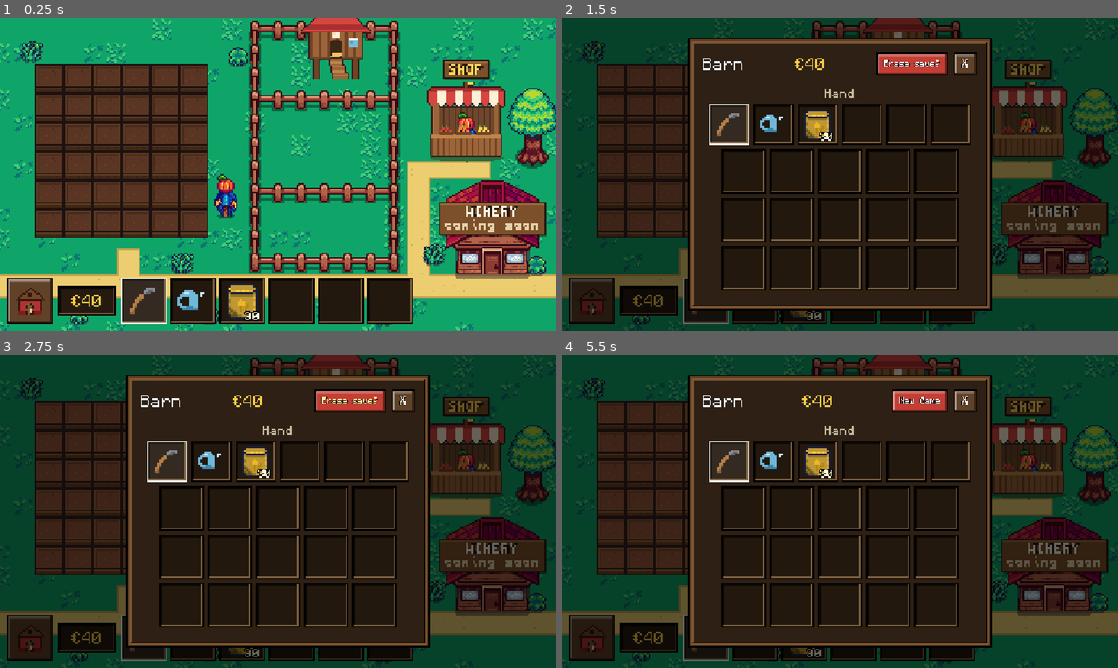
Above: before the commit, frames 1-4 (two rows, left to right).
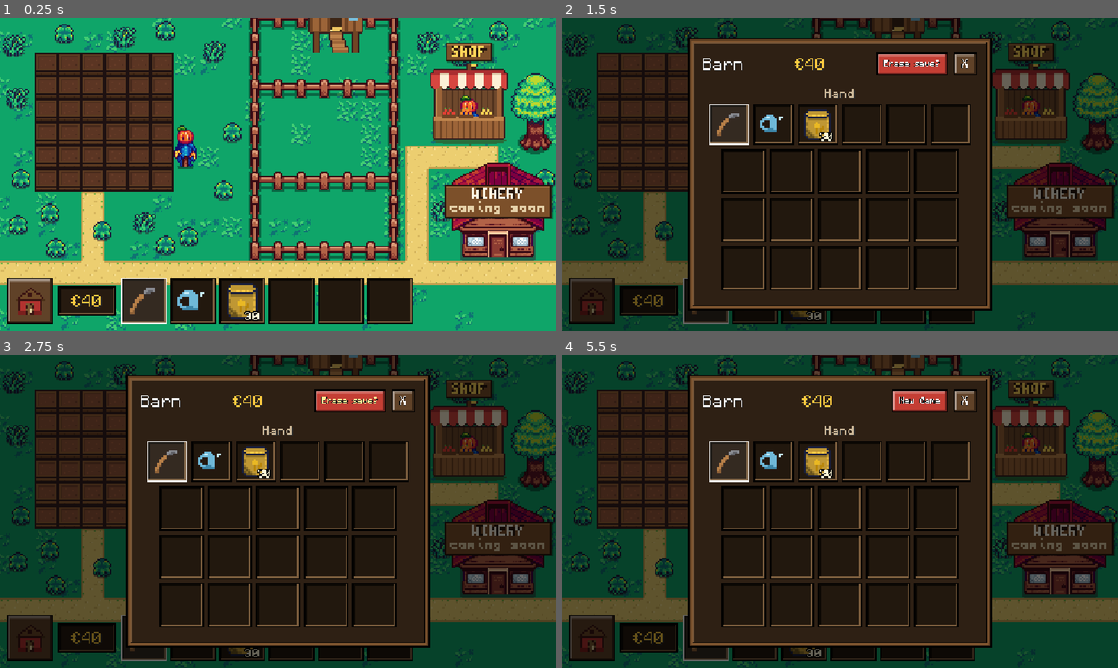
Above: after the commit, the same moments.

Repository: Michalkassa/farming
Game: Godot game, scene res://main.tscn
Same seed, same stepped clock (60 frames per second), same inputs: the game is played once before the commit and once after it.
Inputs (mouse positions are in pixels of both pictures, inside the frame that each line leads up to):
- Up to frame 1 (0.25 s): no input
- Up to frame 2 (1.5 s): click (589, 299) at 0.5 s; click "New Game" at 1.25 s
- Up to frame 3 (2.75 s): click (27, 636) at 2 s
- Up to frame 4 (5.5 s): click (589, 636) at 2.75 s; tap Enter at 3.5 s; drag from (612, 414) to (756, 414) at 3.52 s; drag from (639, 414) to (756, 445) at 4.27 s; tap Space at 5 s; move the mouse to (667, 414) at 5.02 s; tap 1 at 5.1 s; click (667, 414) at 5.17 s

The runs differ from the first frame. In frame 1, 48% of the frame differs, in the area x 0-100%, y 0-100%; in frame 2, 20%; in frame 3, 20%; in frame 4, 20%.

Commit message:
Put the hub on one 16px grid with tiled roads
Raised-bed plots are redrawn at 16x16 to match the grass and fences, and
the field is a grid-aligned 6x6. Roads are now 16px sand tiles laid in
grid cells that merge and only get edges where they meet grass; they link
the field, pen, shop and winery. Buildings sit on grid lines, decor draws
under animals (so the dog is no longer hidden), the dog has its own patch
of grass, and there are more grass tufts. The camera moved down a little
so the bottom road clears the hotbar.

Diff:
--- a/growing_zone.tscn
+++ b/growing_zone.tscn
@@ -47,7 +47,7 @@
 }]
 
 [sub_resource type="RectangleShape2D" id="RectangleShape2D_2teum"]
-size = Vector2(20, 20)
+size = Vector2(16, 16)
 
 [node name="GrowingZone" type="StaticBody2D" unique_id=69069094]
 script = ExtResource("1_tsn3r")
--- a/main.tscn
+++ b/main.tscn
@@ -12,6 +12,7 @@
 [ext_resource type="Resource" path="res://resources/animals/chicken.tres" id="kind_2"]
 [ext_resource type="Resource" path="res://resources/animals/pig.tres" id="kind_3"]
 [ext_resource type="Script" path="res://scripts/hub_paths.gd" id="h_paths"]
+[ext_resource type="Texture2D" path="res://static/tilesets/path_sand.png" id="h_path_sand"]
 [ext_resource type="Script" path="res://scripts/hub_sign.gd" id="h_sign"]
 [ext_resource type="PackedScene" path="res://hub/hub_building.tscn" id="h_building"]
 [ext_resource type="PackedScene" path="res://ui/shop_screen.tscn" id="h_shop_screen"]
@@ -106,7 +107,154 @@
 
 [node name="Paths" type="Node2D" parent="."]
 script = ExtResource("h_paths")
-paths = Array[Rect2]([Rect2(-40, 162, 456, 14), Rect2(74, 144, 14, 18), Rect2(274, 86, 14, 76), Rect2(274, 84, 56, 10)])
+tile = ExtResource("h_path_sand")
+roads = Array[Rect2i]([Rect2i(-3, 10, 30, 1), Rect2i(3, 7, 1, 3), Rect2i(17, 5, 1, 5), Rect2i(17, 5, 4, 1)])
+
+[node name="Decor" type="Node2D" parent="."]
+
+[node name="Scarecrow" type="Sprite2D" parent="Decor"]
+texture_filter = 1
+position = Vector2(112, 66)
+texture = SubResource("Atlas_scarecrow")
+centered = false
+
+[node name="ShopTree" type="Sprite2D" parent="Decor"]
+texture_filter = 1
+position = Vector2(344, 30)
+texture = SubResource("Atlas_tree")
+centered = false
+
+[node name="Grass1" type="Sprite2D" parent="Decor"]
+texture_filter = 1
+position = Vector2(-4, 40)
+texture = SubResource("Atlas_flower")
+centered = false
+
+[node name="Grass2" type="Sprite2D" parent="Decor"]
+texture_filter = 1
+position = Vector2(0, 96)
+texture = SubResource("Atlas_tuft")
+centered = false
+
+[node name="Grass3" type="Sprite2D" parent="Decor"]
+texture_filter = 1
+position = Vector2(-2, 128)
+texture = SubResource("Atlas_tuft")
+centered = false
+
+[node name="Grass4" type="Sprite2D" parent="Decor"]
+texture_filter = 1
+position = Vector2(132, 8)
+texture = SubResource("Atlas_flower")
+centered = false
+
+[node name="Grass5" type="Sprite2D" parent="Decor"]
+texture_filter = 1
+position = Vector2(140, 104)
+texture = SubResource("Atlas_tuft")
+centered = false
+
+[node name="Grass6" type="Sprite2D" parent="Decor"]
+texture_filter = 1
+position = Vector2(30, -4)
+texture = SubResource("Atlas_tuft")
+centered = false
+
+[node name="Grass7" type="Sprite2D" parent="Decor"]
+texture_filter = 1
+position = Vector2(70, -2)
+texture = SubResource("Atlas_flower")
+centered = false
+
+[node name="Grass8" type="Sprite2D" parent="Decor"]
+texture_filter = 1
+position = Vector2(100, -6)
+texture = SubResource("Atlas_tuft")
+centered = false
+
+[node name="Grass9" type="Sprite2D" parent="Decor"]
+texture_filter = 1
+position = Vector2(20, 120)
+texture = SubResource("Atlas_tuft")
+centered = false
+
+[node name="Grass10" type="Sprite2D" parent="Decor"]
+texture_filter = 1
+position = Vector2(84, 126)
+texture = SubResource("Atlas_flower")
+centered = false
+
+[node name="Grass11" type="Sprite2D" parent="Decor"]
+texture_filter = 1
+position = Vector2(100, 142)
+texture = SubResource("Atlas_tuft")
+centered = false
+
+[node name="Grass12" type="Sprite2D" parent="Decor"]
+texture_filter = 1
+position = Vector2(24, 144)
+texture = SubResource("Atlas_tuft")
+centered = false
+
+[node name="Grass13" type="Sprite2D" parent="Decor"]
+texture_filter = 1
+position = Vector2(280, 2)
+texture = SubResource("Atlas_flower")
+centered = false
+
+[node name="Grass14" type="Sprite2D" parent="Decor"]
+texture_filter = 1
+position = Vector2(304, 12)
+texture = SubResource("Atlas_tuft")
+centered = false
+
+[node name="Grass15" type="Sprite2D" parent="Decor"]
+texture_filter = 1
+position = Vector2(330, -6)
+texture = SubResource("Atlas_tuft")
+centered = false
+
+[node name="Grass16" type="Sprite2D" parent="Decor"]
+texture_filter = 1
+position = Vector2(290, 118)
+texture = SubResource("Atlas_flower")
+centered = false
+
+[node name="Grass17" type="Sprite2D" parent="Decor"]
+texture_filter = 1
+position = Vector2(362, 96)
+texture = SubResource("Atlas_tuft")
+centered = false
+
+[node name="Grass18" type="Sprite2D" parent="Decor"]
+texture_filter = 1
+position = Vector2(146, 64)
+texture = SubResource("Atlas_tuft")
+centered = false
+
+[node name="Grass19" type="Sprite2D" parent="Decor"]
+texture_filter = 1
+position = Vector2(-6, 4)
+texture = SubResource("Atlas_flower")
+centered = false
+
+[node name="Grass20" type="Sprite2D" parent="Decor"]
+texture_filter = 1
+position = Vector2(116, 136)
+texture = SubResource("Atlas_tuft")
+centered = false
+
+[node name="Grass21" type="Sprite2D" parent="Decor"]
+texture_filter = 1
+position = Vector2(56, 132)
+texture = SubResource("Atlas_tuft")
+centered = false
+
+[node name="Grass22" type="Sprite2D" parent="Decor"]
+texture_filter = 1
+position = Vector2(248, 180)
+texture = SubResource("Atlas_flower")
+centered = false
 
 [node name="Fences" type="TileMap" parent="." unique_id=1407946643]
 texture_filter = 1
@@ -117,112 +265,112 @@
 [node name="GrowingZones" type="Node2D" parent="." unique_id=919345773]
 
 [node name="GrowingZone" parent="GrowingZones" unique_id=69069094 instance=ExtResource("3_h2yge")]
-position = Vector2(26, 26)
+position = Vector2(24, 24)
 
 [node name="GrowingZone2" parent="GrowingZones" unique_id=904006210 instance=ExtResource("3_h2yge")]
-position = Vector2(46, 26)
+position = Vector2(40, 24)
 
 [node name="GrowingZone3" parent="GrowingZones" unique_id=231100037 instance=ExtResource("3_h2yge")]
-position = Vector2(66, 26)
+position = Vector2(56, 24)
 
 [node name="GrowingZone4" parent="GrowingZones" unique_id=1724626251 instance=ExtResource("3_h2yge")]
-position = Vector2(86, 26)
+position = Vector2(72, 24)
 
 [node name="GrowingZone5" parent="GrowingZones" unique_id=918303250 instance=ExtResource("3_h2yge")]
-position = Vector2(106, 26)
+position = Vector2(88, 24)
 
 [node name="GrowingZone6" parent="GrowingZones" unique_id=1321370529 instance=ExtResource("3_h2yge")]
-position = Vector2(126, 26)
+position = Vector2(104, 24)
 
 [node name="GrowingZone7" parent="GrowingZones" unique_id=1052461194 instance=ExtResource("3_h2yge")]
-position = Vector2(26, 46)
+position = Vector2(24, 40)
 
 [node name="GrowingZone8" parent="GrowingZones" unique_id=127145404 instance=ExtResource("3_h2yge")]
-position = Vector2(46, 46)
+position = Vector2(40, 40)
 
 [node name="GrowingZone9" parent="GrowingZones" unique_id=530876526 instance=ExtResource("3_h2yge")]
-position = Vector2(66, 46)
+position = Vector2(56, 40)
 
 [node name="GrowingZone10" parent="GrowingZones" unique_id=2138852720 instance=ExtResource("3_h2yge")]
-position = Vector2(86, 46)
+position = Vector2(72, 40)
 
 [node name="GrowingZone11" parent="GrowingZones" unique_id=419151079 instance=ExtResource("3_h2yge")]
-position = Vector2(106, 46)
+position = Vector2(88, 40)
 
 [node name="GrowingZone12" parent="GrowingZones" unique_id=540370846 instance=ExtResource("3_h2yge")]
-position = Vector2(126, 46)
+position = Vector2(104, 40)
 
 [node name="GrowingZone13" parent="GrowingZones" unique_id=582581564 instance=ExtResource("3_h2yge")]
-position = Vector2(26, 66)
+position = Vector2(24, 56)
 
 [node name="GrowingZone14" parent="GrowingZones" unique_id=1362293937 instance=ExtResource("3_h2yge")]
-position = Vector2(46, 66)
+position = Vector2(40, 56)
 
 [node name="GrowingZone15" parent="GrowingZones" unique_id=1850645380 instance=ExtResource("3_h2yge")]
-position = Vector2(66, 66)
+position = Vector2(56, 56)
 
 [node name="GrowingZone16" parent="GrowingZones" unique_id=792598032 instance=ExtResource("3_h2yge")]
-position = Vector2(86, 66)
+position = Vector2(72, 56)
 
 [node name="GrowingZone17" parent="GrowingZones" instance=ExtResource("3_h2yge")]
-position = Vector2(106, 66)
+position = Vector2(88, 56)
 
 [node name="GrowingZone18" parent="GrowingZones" instance=ExtResource("3_h2yge")]
-position = Vector2(126, 66)
+position = Vector2(104, 56)
 
 [node name="GrowingZone19" parent="GrowingZones" instance=ExtResource("3_h2yge")]
-position = Vector2(26, 86)
+position = Vector2(24, 72)
 
 [node name="GrowingZone20" parent="GrowingZones" instance=ExtResource("3_h2yge")]
-position = Vector2(46, 86)
+position = Vector2(40, 72)
 
 [node name="GrowingZone21" parent="GrowingZones" instance=ExtResource("3_h2yge")]
-position = Vector2(66, 86)
+position = Vector2(56, 72)
 
 [node name="GrowingZone22" parent="GrowingZones" instance=ExtResource("3_h2yge")]
-position = Vector2(86, 86)
+position = Vector2(72, 72)
 
 [node name="GrowingZone23" parent="GrowingZones" instance=ExtResource("3_h2yge")]
-position = Vector2(106, 86)
+position = Vector2(88, 72)
 
 [node name="GrowingZone24" parent="GrowingZones" instance=ExtResource("3_h2yge")]
-position = Vector2(126, 86)
+position = Vector2(104, 72)
 
 [node name="GrowingZone25" parent="GrowingZones" instance=ExtResource("3_h2yge")]
-position = Vector2(26, 106)
+position = Vector2(24, 88)
 
 [node name="GrowingZone26" parent="GrowingZones" instance=ExtResource("3_h2yge")]
-position = Vector2(46, 106)
+position = Vector2(40, 88)
 
 [node name="GrowingZone27" parent="GrowingZones" instance=ExtResource("3_h2yge")]
-position = Vector2(66, 106)
+position = Vector2(56, 88)
 
 [node name="GrowingZone28" parent="GrowingZones" instance=ExtResource("3_h2yge")]
-position = Vector2(86, 106)
+position = Vector2(72, 88)
 
 [node name="GrowingZone29" parent="GrowingZones" instance=ExtResource("3_h2yge")]
-position = Vector2(106, 106)
+position = Vector2(88, 88)
 
 [node name="GrowingZone30" parent="GrowingZones" instance=ExtResource("3_h2yge")]
-position = Vector2(126, 106)
+position = Vector2(104, 88)
 
 [node name="GrowingZone31" parent="GrowingZones" instance=ExtResource("3_h2yge")]
-position = Vector2(26, 126)
+position = Vector2(24, 104)
 
 [node name="GrowingZone32" parent="GrowingZones" instance=ExtResource("3_h2yge")]
-position = Vector2(46, 126)
+position = Vector2(40, 104)
 
 [node name="GrowingZone33" parent="GrowingZones" instance=ExtResource("3_h2yge")]
-position = Vector2(66, 126)
+position = Vector2(56, 104)
 
 [node name="GrowingZone34" parent="GrowingZones" instance=ExtResource("3_h2yge")]
-position = Vector2(86, 126)
+position = Vector2(72, 104)
 
 [node name="GrowingZone35" parent="GrowingZones" instance=ExtResource("3_h2yge")]
-position = Vector2(106, 126)
+position = Vector2(88, 104)
 
 [node name="GrowingZone36" parent="GrowingZones" instance=ExtResource("3_h2yge")]
-position = Vector2(126, 126)
+position = Vector2(104, 104)
 
 [node name="AnimalPen" type="Node2D" parent="." unique_id=1434817319]
 script = ExtResource("5_pen")
@@ -231,77 +379,15 @@
 
 [node name="ChickenCoop" type="Sprite2D" parent="AnimalPen"]
 texture_filter = 1
-position = Vector2(224, 26)
+position = Vector2(224, 16)
 texture = ExtResource("h_coop")
 centered = false
 offset = Vector2(-24, -54)
 
-[node name="Decor" type="Node2D" parent="."]
-
-[node name="Scarecrow" type="Sprite2D" parent="Decor"]
-texture_filter = 1
-position = Vector2(140, 92)
-texture = SubResource("Atlas_scarecrow")
-centered = false
-
-[node name="ShopTree" type="Sprite2D" parent="Decor"]
-texture_filter = 1
-position = Vector2(342, 32)
-texture = SubResource("Atlas_tree")
-centered = false
-
-[node name="Flower1" type="Sprite2D" parent="Decor"]
-texture_filter = 1
-position = Vector2(6, 0)
-texture = SubResource("Atlas_flower")
-centered = false
-
-[node name="Flower2" type="Sprite2D" parent="Decor"]
-texture_filter = 1
-position = Vector2(150, 4)
-texture = SubResource("Atlas_tuft")
-centered = false
-
-[node name="Flower3" type="Sprite2D" parent="Decor"]
-texture_filter = 1
-position = Vector2(284, 140)
-texture = SubResource("Atlas_flower")
-centered = false
-
-[node name="Flower4" type="Sprite2D" parent="Decor"]
-texture_filter = 1
-position = Vector2(356, 148)
-texture = SubResource("Atlas_tuft")
-centered = false
-
-[node name="Flower5" type="Sprite2D" parent="Decor"]
-texture_filter = 1
-position = Vector2(110, 146)
-texture = SubResource("Atlas_flower")
-centered = false
-
-[node name="Flower6" type="Sprite2D" parent="Decor"]
-texture_filter = 1
-position = Vector2(40, 182)
-texture = SubResource("Atlas_tuft")
-centered = false
-
-[node name="Flower7" type="Sprite2D" parent="Decor"]
-texture_filter = 1
-position = Vector2(250, 182)
-texture = SubResource("Atlas_flower")
-centered = false
-
-[node name="Flower8" type="Sprite2D" parent="Decor"]
-texture_filter = 1
-position = Vector2(130, 182)
-texture = SubResource("Atlas_tuft")
-centered = false
-
 [node name="Buildings" type="Node2D" parent="."]
 
 [node name="ShopStall" parent="Buildings" instance=ExtResource("h_building")]
-position = Vector2(314, 84)
+position = Vector2(316, 80)
 texture = ExtResource("h_stall")
 
 [node name="Sign" parent="Buildings/ShopStall" index="2"]
@@ -310,7 +396,7 @@
 text_color = Color(1, 0.84, 0.35, 1)
 
 [node name="Winery" parent="Buildings" instance=ExtResource("h_building")]
-position = Vector2(332, 164)
+position = Vector2(336, 160)
 texture = SubResource("Atlas_winery")
 locked = true
 locked_message = "Coming soon!"
@@ -323,7 +409,7 @@
 [node name="CameraHolder" type="Node2D" parent="." unique_id=1434817320]
 
 [node name="Camera2D" type="Camera2D" parent="CameraHolder" unique_id=507577724]
-position = Vector2(184, 92)
+position = Vector2(184, 100)
 zoom = Vector2(3, 3)
 
 [node name="HUD" parent="." unique_id=751499306 instance=ExtResource("4_hud")]
--- a/resources/animals/dog.tres
+++ b/resources/animals/dog.tres
@@ -16,5 +16,5 @@
 step_length = Vector2(10, 30)
 target_candidates = 6
 elbow_room = 20.0
-spawn_spot = Vector2(10, 22)
-roam = Rect2(10, 20, 40, 6)
+spawn_spot = Vector2(136, 138)
+roam = Rect2(124, 130, 28, 12)
--- a/scripts/game_state.gd
+++ b/scripts/game_state.gd
@@ -33,7 +33,7 @@
 
 @export_group("Farm")
 ## Distance between neighbouring plots, used to find a tool's area of effect.
-@export var zone_spacing: float = 20.0
+@export var zone_spacing: float = 16.0
 
 @export_group("Saving")
 @export var autosave_seconds: float = 3.0
--- a/scripts/hub_paths.gd
+++ b/scripts/hub_paths.gd
@@ -1,32 +1,70 @@
 @tool
 class_name HubPaths
 extends Node2D
-## Sandy footpaths joining the hub's places, drawn as pixel rectangles with a
-## darker rim and a scatter of pebbles. Edit `paths` in the inspector.
+## Sandy roads laid on the same 16px grid as the grass and fences. `roads`
+## lists rectangles in grid cells; overlapping or touching rectangles merge
+## into one road, and an edge is only drawn where a road tile meets grass.
 
-@export var paths: Array[Rect2] = [] : set = _set_paths
-@export var sand: Color = Color8(236, 206, 112)
+@export var tile: Texture2D : set = _set_tile
+@export var cell_size: int = 16
+@export var roads: Array[Rect2i] = [] : set = _set_roads
 @export var rim: Color = Color8(196, 160, 80)
-@export var pebble: Color = Color8(210, 176, 92)
-@export var pebble_spacing: int = 7
+@export var fringe: Color = Color8(120, 180, 70)
 
-func _set_paths(value: Array[Rect2]) -> void:
-	paths = value
+func _set_tile(value: Texture2D) -> void:
+	tile = value
 	queue_redraw()
 
+func _set_roads(value: Array[Rect2i]) -> void:
+	roads = value
+	queue_redraw()
+
+func _ready() -> void:
+	texture_filter = CanvasItem.TEXTURE_FILTER_NEAREST
+
+func _cells() -> Dictionary:
+	var cells := {}
+	for rect in roads:
+		for y in range(rect.position.y, rect.end.y):
+			for x in range(rect.position.x, rect.end.x):
+				cells[Vector2i(x, y)] = true
+	return cells
+
 func _draw() -> void:
-	for rect in paths:
-		draw_rect(rect.grow(1), rim)
-	for rect in paths:
-		draw_rect(rect, sand)
-	# Deterministic pebbles so the paths don't look like flat paint.
-	for rect in paths:
-		var x := int(rect.position.x) + 2
-		while x < int(rect.end.x) - 1:
-			var y := int(rect.position.y) + 2
-			while y < int(rect.end.y) - 1:
-				var h := absi(x * 73856093 ^ y * 19349663) % 11
-				if h < 2:
-					draw_rect(Rect2(x, y, 1, 1), pebble)
-				y += pebble_spacing - 3
-			x += pebble_spacing
+	var cells := _cells()
+	var n := cell_size
+	for cell: Vector2i in cells:
+		var origin := Vector2(cell * n)
+		if tile:
+			draw_texture(tile, origin)
+		else:
+			draw_rect(Rect2(origin, Vector2(n, n)), Color8(236, 206, 112))
+	# Edges where the road meets grass: a darker rim plus a few grass tufts
+	# poking in, so the road reads as worn into the lawn.
+	for cell: Vector2i in cells:
+		var o := Vector2(cell * n)
+		var up := not cells.has(cell + Vector2i.UP)
+		var down := not cells.has(cell + Vector2i.DOWN)
+		var left := not cells.has(cell + Vector2i.LEFT)
+		var right := not cells.has(cell + Vector2i.RIGHT)
+		if up:
+			draw_rect(Rect2(o, Vector2(n, 1)), rim)
+			for x in [3, 9, 13]:
+				draw_rect(Rect2(o + Vector2(x, 1), Vector2(1, 1)), fringe)
+		if down:
+			draw_rect(Rect2(o + Vector2(0, n - 1), Vector2(n, 1)), rim)
+			for x in [5, 11]:
+				draw_rect(Rect2(o + Vector2(x, n - 2), Vector2(1, 1)), fringe)
+		if left:
+			draw_rect(Rect2(o, Vector2(1, n)), rim)
+			for y in [4, 12]:
+				draw_rect(Rect2(o + Vector2(1, y), Vector2(1, 1)), fringe)
+		if right:
+			draw_rect(Rect2(o + Vector2(n - 1, 0), Vector2(1, n)), rim)
+			for y in [6, 10]:
+				draw_rect(Rect2(o + Vector2(n - 2, y), Vector2(1, 1)), fringe)
+		# Round off outer corners with a grass-coloured notch.
+		for corner in [[up, left, Vector2(0, 0)], [up, right, Vector2(n - 1, 0)],
+				[down, left, Vector2(0, n - 1)], [down, right, Vector2(n - 1, n - 1)]]:
+			if corner[0] and corner[1]:
+				draw_rect(Rect2(o + corner[2], Vector2(1, 1)), fringe)
Binary file changed: static/tilesets/bed_bare_dry.png
Binary file changed: static/tilesets/bed_bare_wet.png
Binary file changed: static/tilesets/bed_tilled_dry.png
Binary file changed: static/tilesets/bed_tilled_wet.png
Binary file added: static/tilesets/path_sand.png
Not shown, added: static/tilesets/path_sand.png.import
